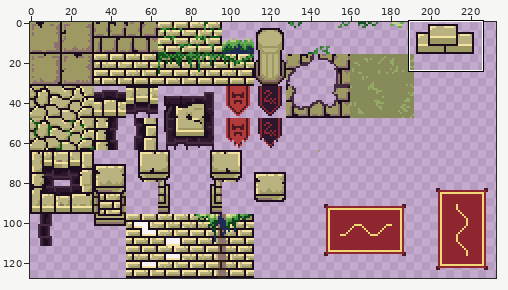
A pixel-art file gets an edit: Assets/Sprites/arena-tileset.ase. Above, an overview of the earlier version with the close-up marked.
Close-up. As it was:
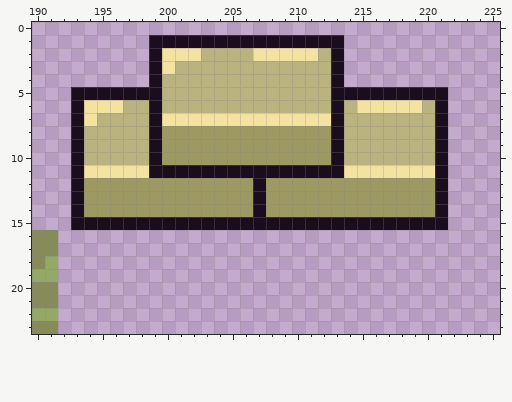
256x128 pixels, 1 frame. Shown: x 190..225, y 0..23. The wide view leaves out empty margins.
New version:
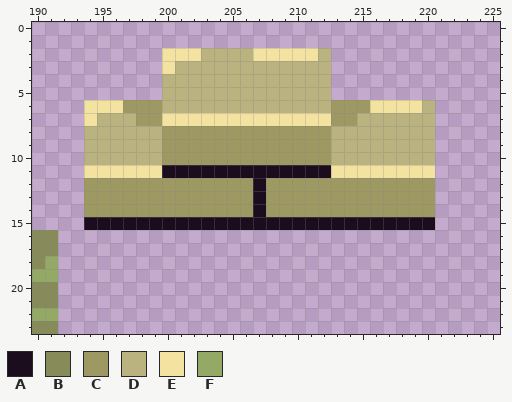
Palette (. is transparent): A #1b0c1e  B #878b5a  C #9e9962  D #bab380  E #f4e2a1  F #95a967
From old to new:
Layer "Layer 1":
y 1: x 199..213 AAAAAAAAAAAAAAA -> ...............
y 2..4: x 199 A -> .; x 213 A -> .
y 5: x 193..199 AAAAAAA -> .......; x 213..221 AAAAAAAAA -> .........
y 6: x 193 A -> .; x 197..199 DDA -> CCC; x 213..215 ADE -> CCC; x 221 A -> .
y 7: x 193 A -> .; x 198..199 DA -> CC; x 213..214 AD -> CC; x 221 A -> .
y 8..10: x 193 A -> .; x 199 A -> D; x 213 A -> D; x 221 A -> .
y 11: x 193 A -> .; x 199 A -> E; x 213 A -> E; x 221 A -> .
y 12..15: x 193 A -> .; x 221 A -> .
Changed places in both close-ups, as pixel boxes (x1, y1, x2, y2):
changed: (71, 35, 448, 230)
